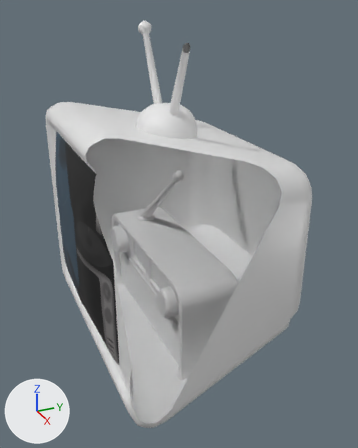
An edit to the FBX model Assets/Models/Enemies.fbx, drawn before and after from the same camera.
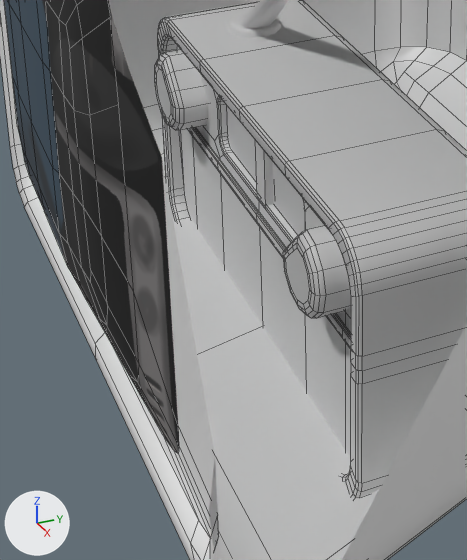
The first picture shows the older version from a 50 mm camera at (1.49, -0.625, 1.168) aimed at (0.054, 0.021, 0.45). The close-ups show the older and then the newer version on the part from 16% to 61% of the width and 46% to 90% of the height of that picture. Only the edits that show in the close-ups are written down. The lights are fixed; the arrows at lower left show +X, +Y and +Z. The close-ups show mesh edges as thin lines. Everything nearer to the camera than a plane just in front of the edit is cut away. Where no turn or scale is listed for an object, it has been applied to the vertices.

Names of what the first close-up shows: 'Antena', 'Bar', 'Eye.L', 'Eye.R', 'Radio', 'TV'.
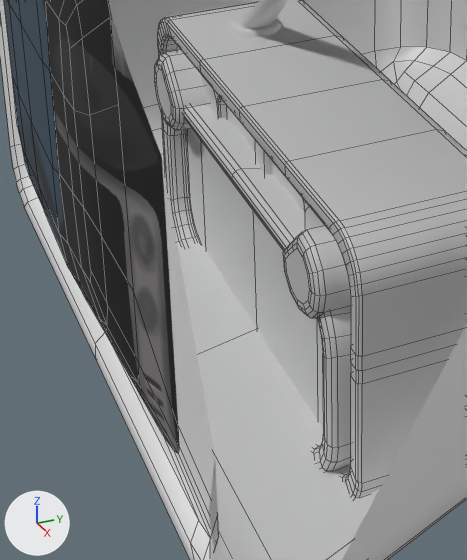
Boxes (x1, y1, x2, y2) around the edits, measured in the close-ups (467 x 560 px):
```json
{"object": "Alarm", "change": "added", "after": [162, 105, 351, 472]}
```

Scene script edits in JSON lines:
```json
{"op": "add", "block": "mat_alarmblend", "code": ["mat_alarmblend = principled_material('AlarmBlend')", "mat_alarmblend.base_color = (0.8, 0.8, 0.8)  # white #e7e7e7", "mat_alarmblend.roughness = 0.4"]}
{"op": "add", "block": "me_cube_008", "code": ["me_cube_008 = bpy.data.meshes.new('Cube.008')", "me_cube_008.from_pydata(...)  # 468 vertices, 452 faces; spans x -0.307..0.307, y -0.12..0.126, z 0.001..0.299", "me_cube_008.materials.append(mat_alarmblend)  # white #e7e7e7"]}
{"op": "add", "block": "ob_alarm", "code": ["ob_alarm = bpy.data.objects.new('Alarm', me_cube_008)", "ob_alarm.location = (0.0, 0.0, 0.0)"]}
```
